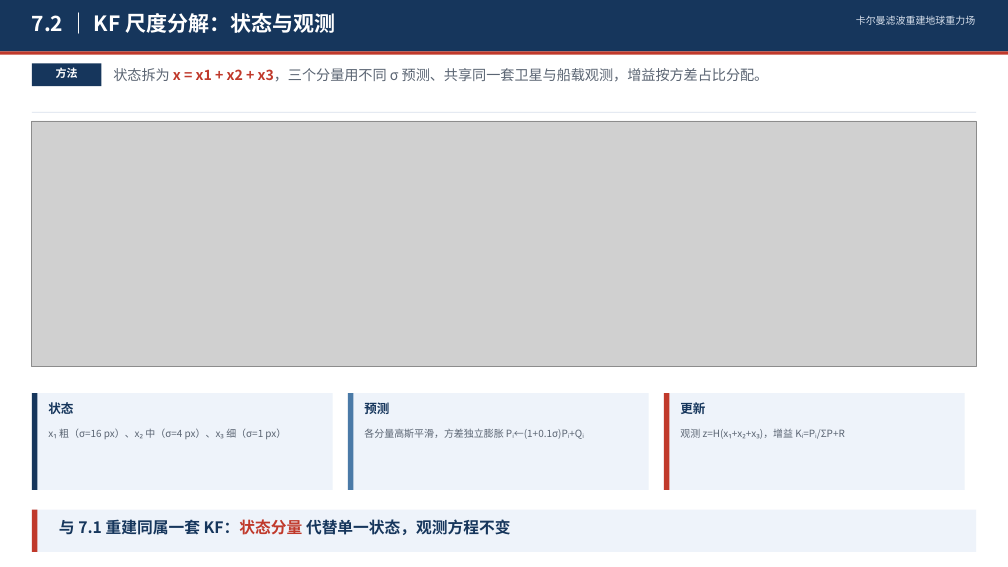
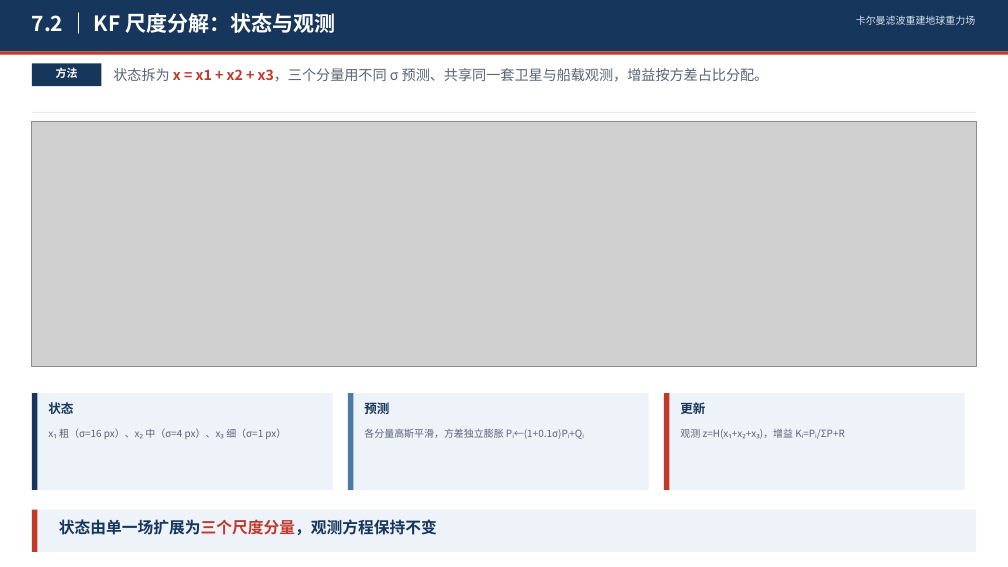
Before and after one commit to shuyunkai/kalman_gravity, a slide deck: slide 2 of ppt/KF方法与结果_五页.pptx. Drawn at 1008x567 pixels with LibreOffice and Linux fonts; fonts in the diff are those of the drawing; grey boxes stand for pictures. Boxes give left, top, right and bottom in pixels: in the first picture for what was removed or moved away, otherwise in the second. Text is boxed around its words. In the diff, an @@ line names an element or a change of style, - is before the commit and + after.

```diff
--- a/ppt/KF方法与结果_五页.pptx
+++ b/ppt/KF方法与结果_五页.pptx
@@ text at (x1=59, y1=519, x2=437, y2=535): text changed @@
-与 7.1 重建同属一套 KF：状态分量 代替单一状态，观测方程不变
+状态由单一场扩展为三个尺度分量，观测方程保持不变
```
Also in this commit, not shown: 3 other slides changed, 5 other files.
